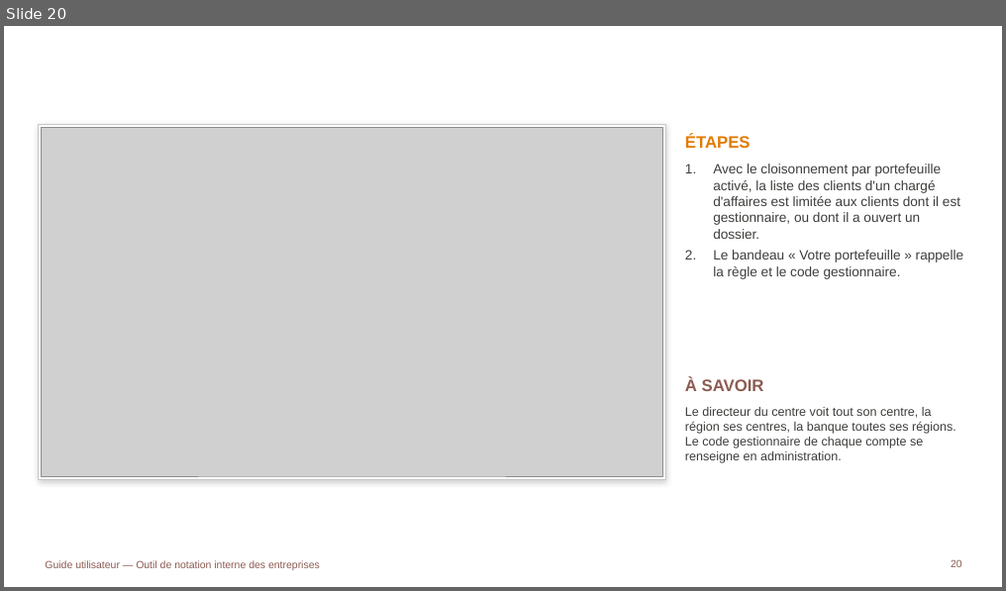
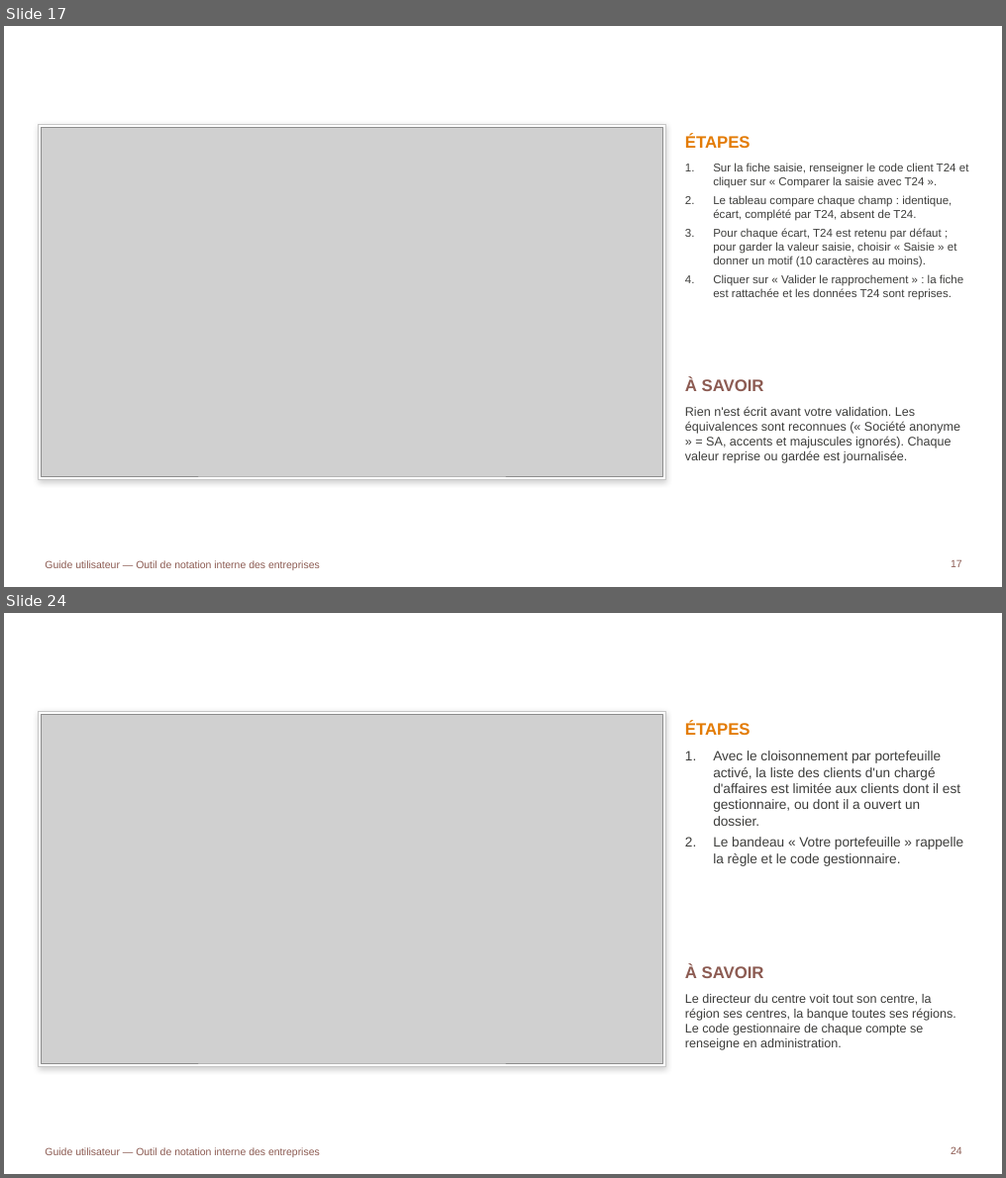
Before and after one commit to tariqeddoumi/Entreprise-scoring-cl, a slide deck: docs/guides/Guide_utilisateur_outil_notation.pptx. Shown one above the other, each under a label of ours: slide 20 before the commit, slides 17 and 24 after it; the slides between them are not shown. The pictures are 1006x591 and 1006x1178 pixels, drawn with LibreOffice and Linux fonts; fonts in the diff are those of the drawing; grey boxes stand for pictures; background and template pictures are left out. Boxes give left, top, right and bottom in pixels: in the first picture for what was removed or moved away, otherwise in the second. Text is boxed around its words. In the diff, an @@ line names an element or a change of style, - is before the commit and + after.

```diff
--- a/docs/guides/Guide_utilisateur_outil_notation.pptx
+++ b/docs/guides/Guide_utilisateur_outil_notation.pptx
@@ slide 17 added at [4, 26, 1002, 587], background #FFFFFF; not listed: 1 template element that a slide beside it also shows @@
@@ title added at [53, 49, 868, 107], 24 pt, text #FFFFFF, bold @@
+RATTACHER UNE FICHE SAISIE À T24 : LE RAPPROCHEMENT
@@ rectangle added at [39, 124, 665, 479], fill #FFFFFF, outline #C6C6C6 0.75 pt @@
@@ picture added at [42, 127, 662, 476] @@
@@ text added at [685, 135, 750, 148], 16 pt, text #E37B05, bold @@
+ÉTAPES
@@ text added at [713, 163, 969, 300], 11 pt, text #3D3D3B @@
+1. Sur la fiche saisie, renseigner le code client T24 et cliquer sur « Comparer la saisie avec T24 ».
+2. Le tableau compare chaque champ : identique, écart, complété par T24, absent de T24.
+3. Pour chaque écart, T24 est retenu par défaut ; pour garder la valeur saisie, choisir « Saisie » et donner un motif (10 caractères au moins).
+4. Cliquer sur « Valider le rapprochement » : la fiche est rattachée et les données T24 sont reprises.
@@ text added at [685, 377, 764, 391], 16 pt, text #8C5B52, bold @@
+À SAVOIR
@@ text added at [685, 406, 960, 464], 12 pt, text #3D3D3B @@
+Rien n'est écrit avant votre validation. Les équivalences sont reconnues (« Société anonyme » = SA, accents et majuscules ignorés). Chaque valeur reprise ou gardée est journalisée.
@@ page number added at [950, 561, 962, 568], 10 pt, text #8C5B52 @@
+17
@@ what was slide 20 is now slide 24 @@
@@ page number at [950, 1147, 962, 1155]: text changed @@
-20
+24
```
Also in this commit, not shown: 11 slides changed, 7 other slides added, 18 other files.
